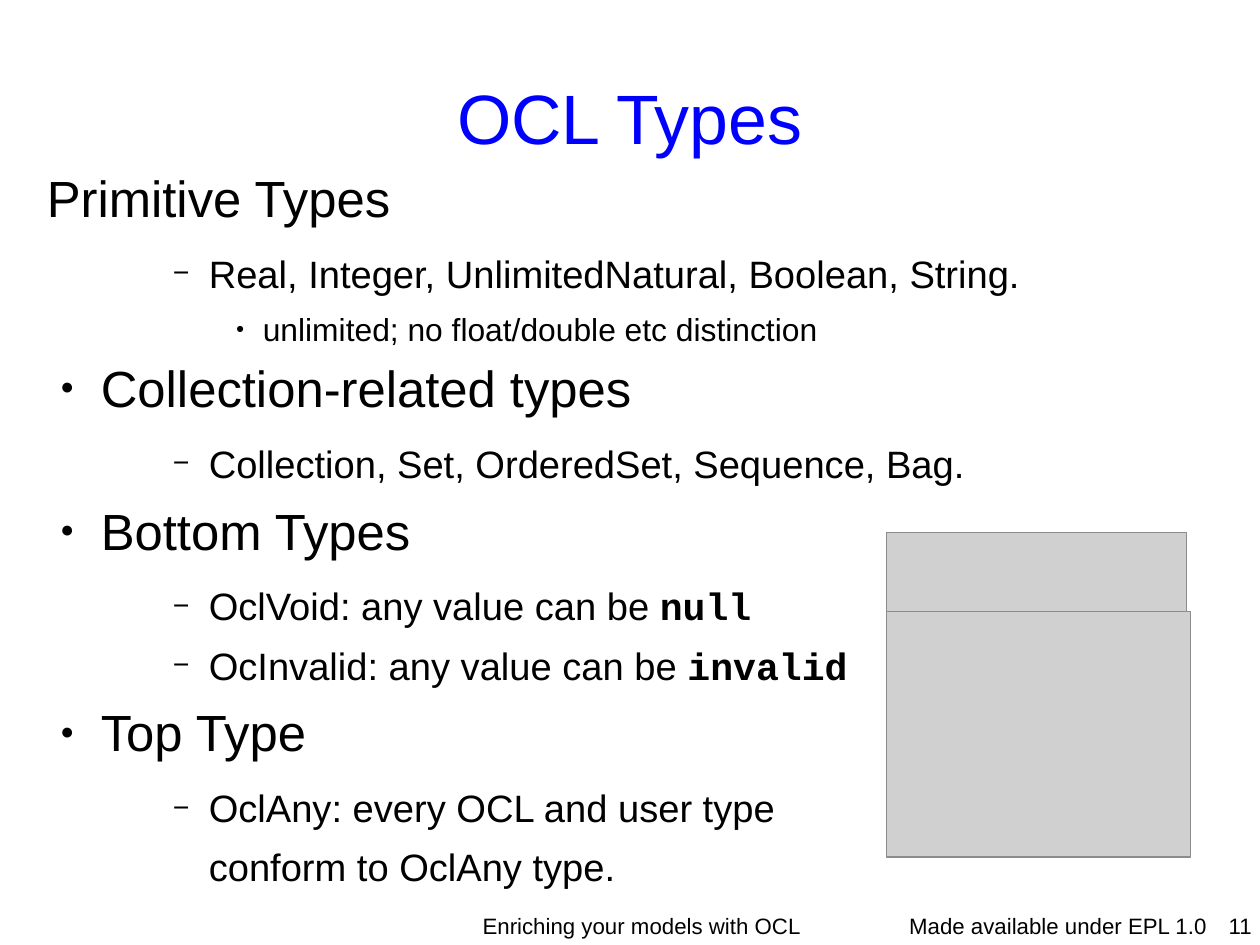
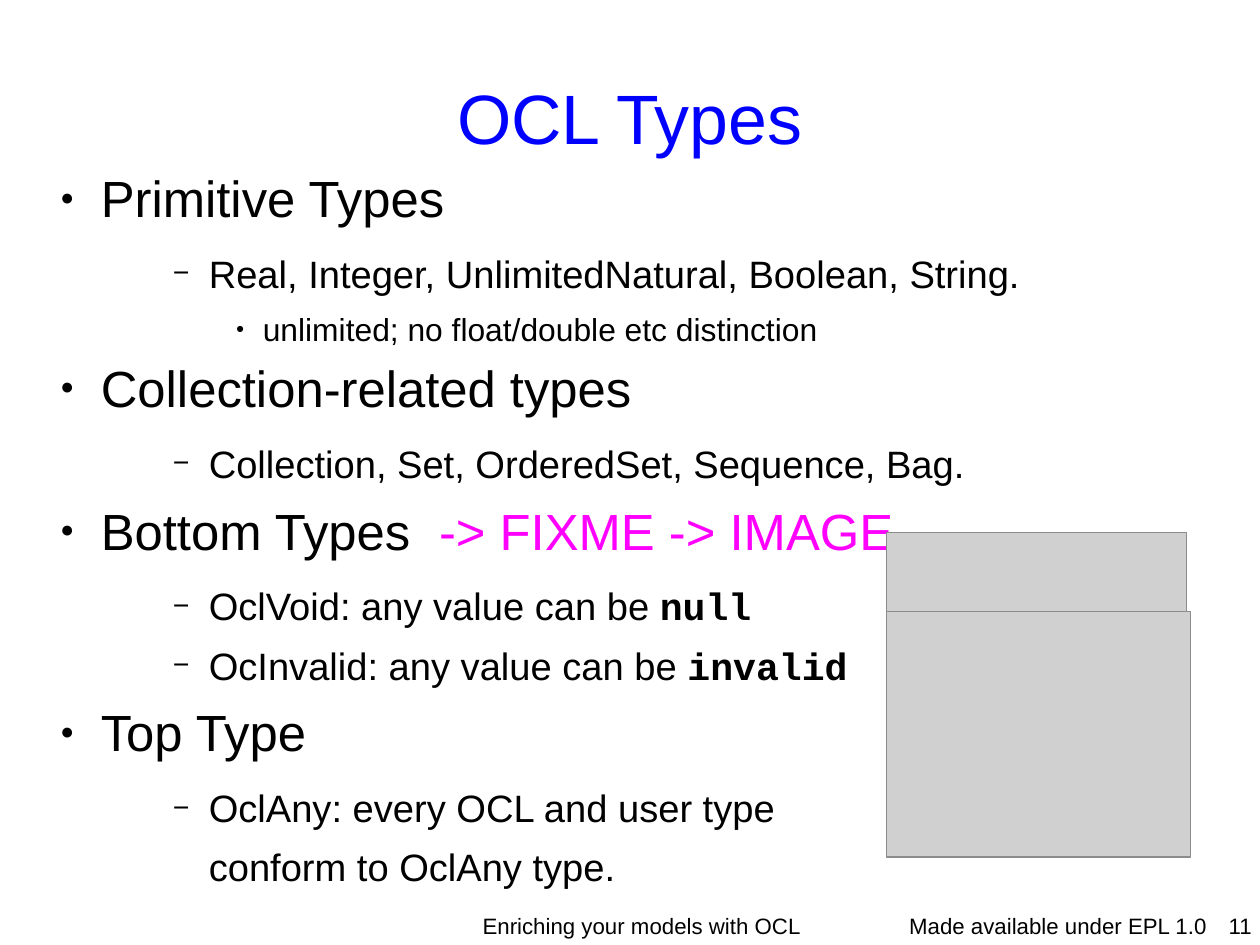
Before and after one commit to eclipse-ocl/ocl-website, a slide deck: slide 11 of ocl/docs/publications/ESE2010LongTalk/EnrichingWithOCL.odp. Drawn at 1260x945 pixels with LibreOffice and Linux fonts; fonts in the diff are those of the drawing; grey boxes stand for pictures; background and template pictures are left out. Boxes give left, top, right and bottom in pixels: in the first picture for what was removed or moved away, otherwise in the second. Text is boxed around its words. In the diff, an @@ line names an element or a change of style, - is before the commit and + after.

```diff
--- a/ocl/docs/publications/ESE2010LongTalk/EnrichingWithOCL.odp
+++ b/ocl/docs/publications/ESE2010LongTalk/EnrichingWithOCL.odp
@@ text at bbox=[101, 180, 445, 228]: bullet none to ● @@
@@ text at bbox=[101, 514, 894, 560]: text changed; text colour #000000 to #FF00FF @@
-● Bottom Types
+● Bottom Types -> FIXME -> IMAGE
```
Also in this commit, not shown: 17 other slides changed, 3 slides added.
